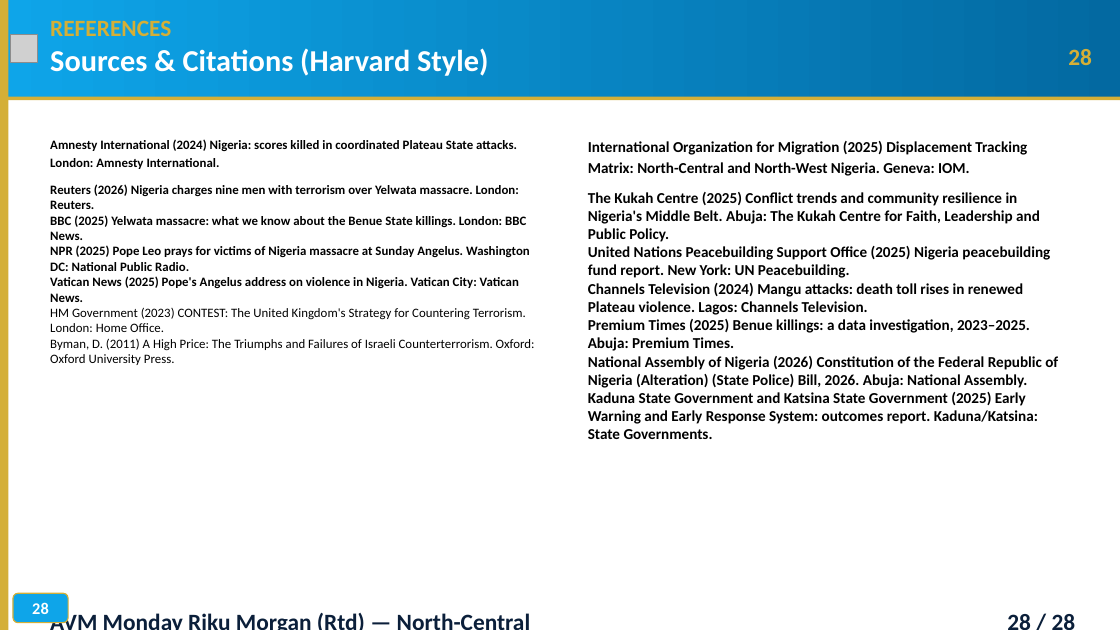
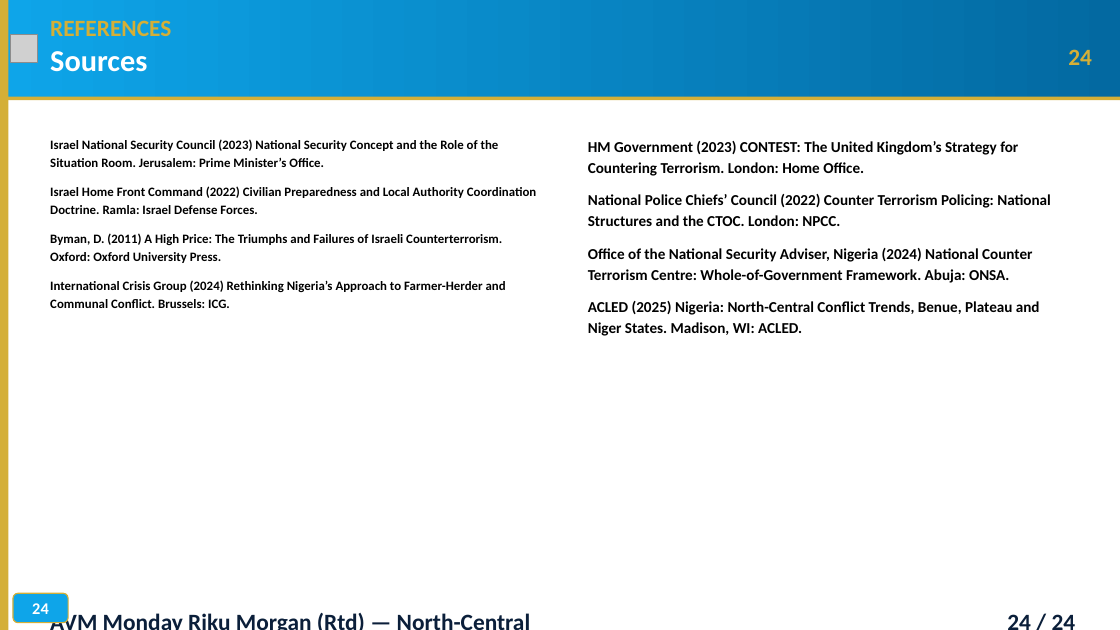
Before and after one commit to TOMDEGGS/BETONIQ-WEST-, a slide deck: slide 24 of avm_morgan_docs/AVM_MORGAN_SECURITY_KEYNOTE_ADDRESS_V4_MOD_AUG31.pptx (slide 28 before the commit). Drawn at 1120x630 pixels with LibreOffice and Linux fonts; fonts in the diff are those of the drawing; grey boxes stand for pictures; background and template pictures are left out. Boxes give left, top, right and bottom in pixels: in the first picture for what was removed or moved away, otherwise in the second. Text is boxed around its words. In the diff, an @@ line names an element or a change of style, - is before the commit and + after.

```diff
--- a/avm_morgan_docs/AVM_MORGAN_SECURITY_KEYNOTE_ADDRESS_V4_MOD_AUG31.pptx
+++ b/avm_morgan_docs/AVM_MORGAN_SECURITY_KEYNOTE_ADDRESS_V4_MOD_AUG31.pptx
@@ text at box(50, 51, 147, 72): text changed @@
-Sources & Citations (Harvard Style)
+Sources
@@ text at box(1068, 49, 1092, 65): text changed @@
-28
+24
@@ text at box(50, 139, 537, 214): text changed @@
-Amnesty International (2024) Nigeria: scores killed in coordinated Plateau State attacks. London: Amnesty International.
-Reuters (2026) Nigeria charges nine men with terrorism over Yelwata massacre. London: Reuters.
-BBC (2025) Yelwata massacre: what we know about the Benue State killings. London: BBC News.
-NPR (2025) Pope Leo prays for victims of Nigeria massacre at Sunday Angelus. Washington DC: National Public Radio.
-Vatican News (2025) Pope's Angelus address on violence in Nigeria. Vatican City: Vatican News.
-HM Government (2023) CONTEST: The United Kingdom's Strategy for Countering Terrorism. London: Home Office.
+Israel National Security Council (2023) National Security Concept and the Role of the Situation Room. Jerusalem: Prime Minister’s Office.
+Israel Home Front Command (2022) Civilian Preparedness and Local Authority Coordination Doctrine. Ramla: Israel Defense Forces.
@@ text at box(588, 141, 1051, 336): text changed @@
-International Organization for Migration (2025) Displacement Tracking Matrix: North-Central and North-West Nigeria. Geneva: IOM.
-The Kukah Centre (2025) Conflict trends and community resilience in Nigeria's Middle Belt. Abuja: The Kukah Centre for Faith, Leadership and Public Policy.
-United Nations Peacebuilding Support Office (2025) Nigeria peacebuilding fund report. New York: UN Peacebuilding.
-Channels Television (2024) Mangu attacks: death toll rises in renewed Plateau violence. Lagos: Channels Television.
-Premium Times (2025) Benue killings: a data investigation, 2023–2025. Abuja: Premium Times.
-National Assembly of Nigeria (2026) Constitution of the Federal Republic of Nigeria (Alteration) (State Police) Bill, 2026. Abuja: National Assembly.
-Kaduna State Government and Katsina State Government (2025) Early Warning and Early Response System: outcomes report. Kaduna/Katsina: State Governments.
+HM Government (2023) CONTEST: The United Kingdom’s Strategy for Countering Terrorism. London: Home Office.
+National Police Chiefs’ Council (2022) Counter Terrorism Policing: National Structures and the CTOC. London: NPCC.
+Office of the National Security Adviser, Nigeria (2024) National Counter Terrorism Centre: Whole-of-Government Framework. Abuja: ONSA.
+ACLED (2025) Nigeria: North-Central Conflict Trends, Benue, Plateau and Niger States. Madison, WI: ACLED.
@@ text at box(50, 233, 502, 263): text colour #000000 to none, bold on in "Byman, D. (2011) A High Price: The ..."; line spacing 1 to 1.15; more space between paragraphs @@
@@ text at box(50, 280, 506, 308): paragraph added @@
+International Crisis Group (2024) Rethinking Nigeria’s Approach to Farmer-Herder and Communal Conflict. Brussels: ICG.
@@ text in rounded rectangle at box(32, 603, 49, 614): text changed @@
-28
+24
@@ text at box(966, 601, 1084, 626): text changed @@
-28 / 28
+24 / 24
```
Also in this commit, not shown: 5 other slides changed, 12 slides added, 16 slides removed.
